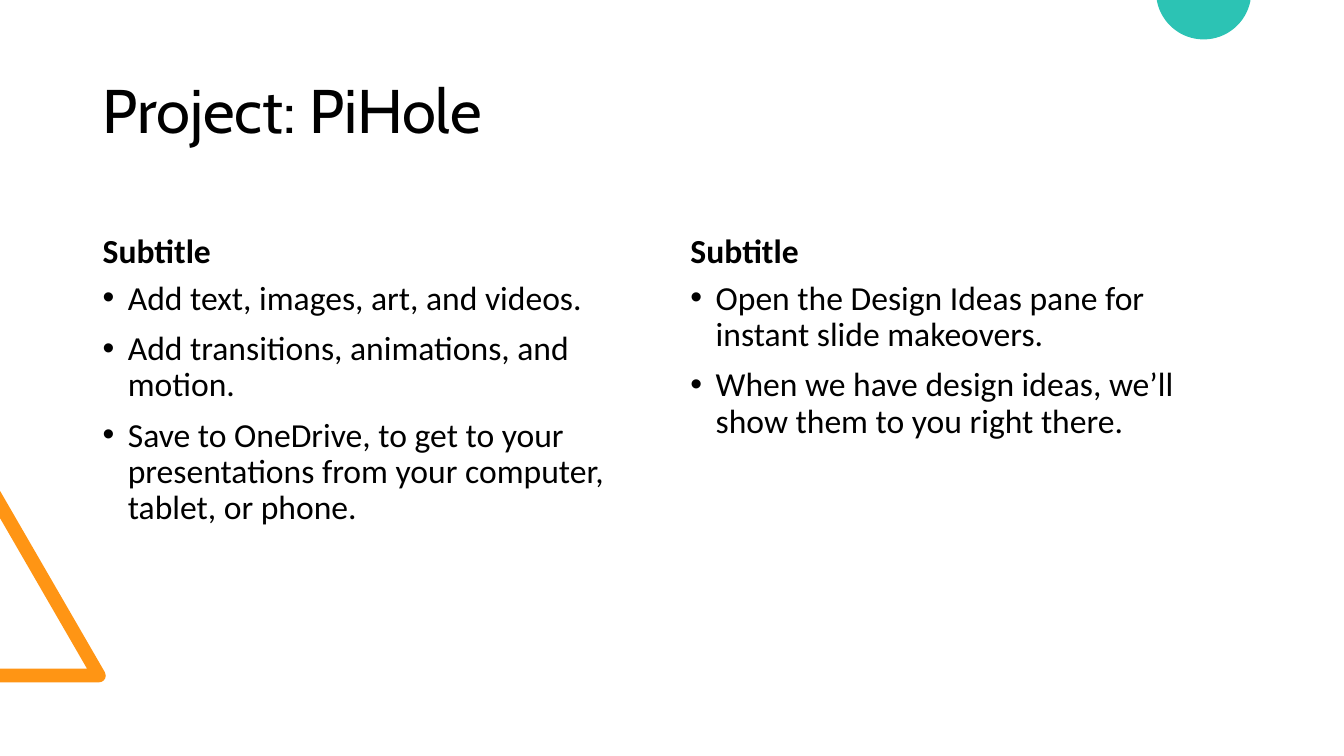
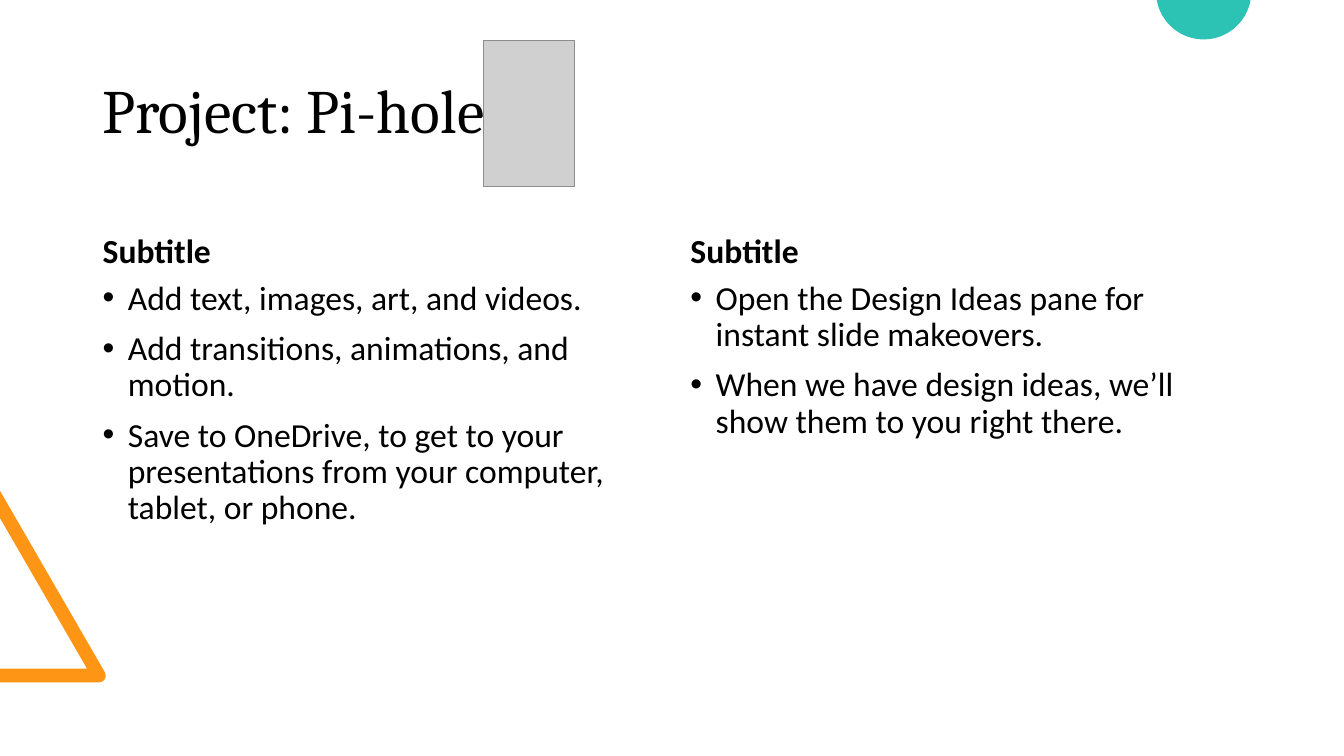
Before and after one commit to nembrinj/protofablab, a slide deck: slide 15 of presentations/Docker Containers.pptx (slide 11 before the commit). Drawn at 1344x756 pixels with LibreOffice and Linux fonts; fonts in the diff are those of the drawing; grey boxes stand for pictures. Boxes give left, top, right and bottom in pixels: in the first picture for what was removed or moved away, otherwise in the second. Text is boxed around its words. In the diff, an @@ line names an element or a change of style, - is before the commit and + after.

```diff
--- a/presentations/Docker Containers.pptx
+++ b/presentations/Docker Containers.pptx
@@ picture added at [483,40,574,187] @@
@@ title at [103,77,485,147]: text changed; font Cabin to Cambria @@
-Project: PiHole
+Project: Pi-hole
@@ text "Subtitle" at [103,239,211,264]: less space between paragraphs @@
```
Also in this commit, not shown: 7 other slides changed, 8 slides added, 4 slides removed.
